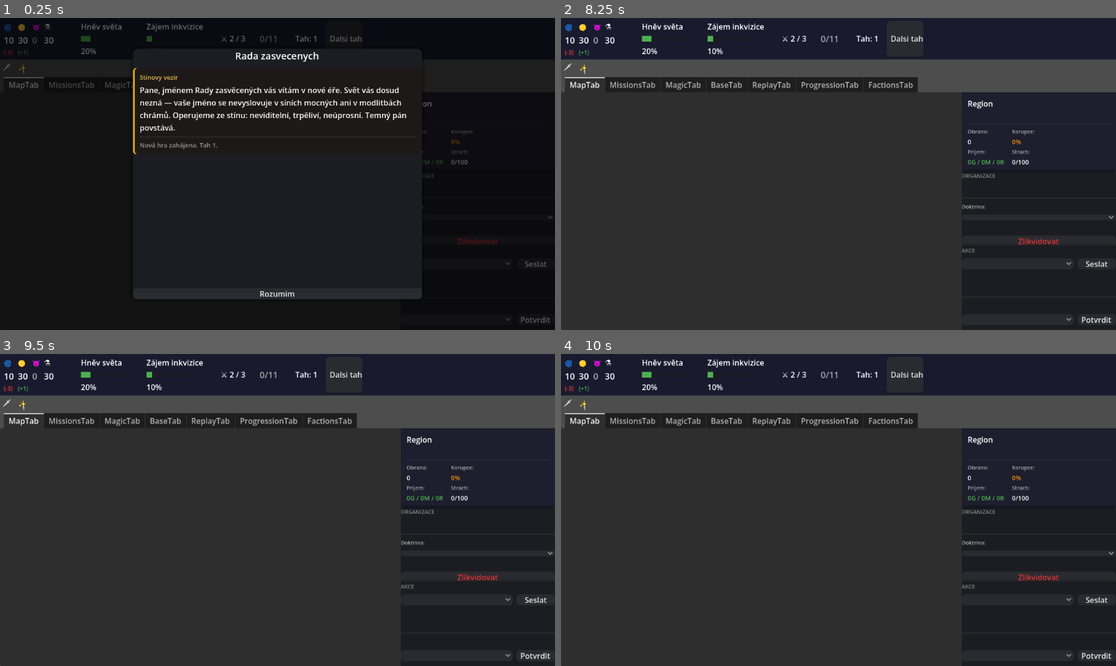
Above: before the commit, frames 1-4 (two rows, left to right).
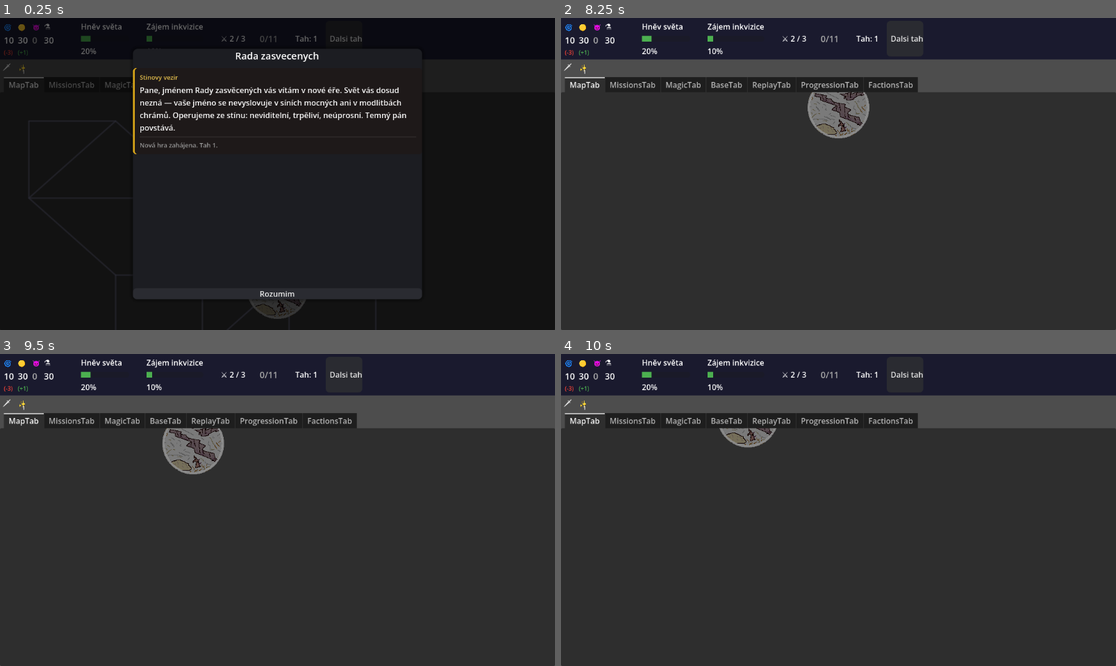
Above: after the commit, the same moments.

Repository: HannibalCZ/dark-lord
Game: Godot game, scene res://scenes/Main.tscn
Same seed, same stepped clock (60 frames per second), same inputs: the game is played once before the commit and once after it.
Inputs (mouse positions are in pixels of both pictures, inside the frame that each line leads up to):
- Up to frame 1 (0.25 s): no input
- Up to frame 2 (8.25 s): click "Dalsi tah" at 0.5 s; click "🗡" at 1.25 s; click "✨" at 2 s; click (1038, 217) at 2.77 s; click (749, 55) at 3.52 s; click (1038, 242) at 4.25 s, where only the run before the commit has a clickable "Zlikvidovat"; click (1016, 264) at 5.02 s; click (1099, 264) at 5.75 s, where only the run before the commit has a clickable "Seslat"; click (1016, 320) at 6.52 s; click (1099, 320) at 7.25 s, where only the run before the commit has a clickable "Potvrdit"; click "Rozumim" at 8 s
- Up to frame 3 (9.5 s): tap Enter at 8.75 s; move the mouse to (399, 494) at 8.77 s; hold D from 8.78 s (still down)
- Up to frame 4 (10 s): move the mouse to (727, 525) at 9.52 s; release D at 9.53 s; hold S from 9.53 s (still down)

The runs differ from the first frame. In frame 1, 0.6% of the frame differs, in the area x 5-100%, y 26-98%; in frame 2, 2.0%, in the area x 44-100%, y 23-100%; in frame 3, 2.0%; in frame 4, 1.1%.
Error before the commit: Parse Error: Identifier "region_id" not declared in the current scope. (res://scripts/ui/MapTab.gd:503)

Commit message:
fix(v0.05): hover highlight čar — tile_hovered signál přes Button
Co-Authored-By: Claude Sonnet 4.6 <noreply@anthropic.com>

Diff:
--- a/scripts/ui/MapTab.gd
+++ b/scripts/ui/MapTab.gd
@@ -500,8 +500,8 @@
 		t.position = Vector2(r.position) - Vector2(64, 64)
 		t.call_deferred("setup", i, r)
 		t.connect("tile_selected", Callable(self, "_on_tile_selected"))
-		t.mouse_entered.connect(_on_tile_hovered.bind(region_id))
-		t.mouse_exited.connect(_on_tile_unhovered.bind(region_id))
+		t.tile_hovered.connect(_on_tile_hovered)
+		t.tile_unhovered.connect(_on_tile_unhovered)
 		_tile_by_id[i] = t
 
 	_compute_map_bounds()
--- a/scripts/ui/RegionTile.gd
+++ b/scripts/ui/RegionTile.gd
@@ -1,5 +1,7 @@
 extends Control
 signal tile_selected(region_id: int)
+signal tile_hovered(region_id: int)
+signal tile_unhovered(region_id: int)
 
 var region_id: int = -1
 var button: Button
@@ -53,10 +55,12 @@
 func _on_mouse_entered() -> void:
 	if not _is_movement_target:
 		TweenHelper.tile_hover_in(highlight)
+	tile_hovered.emit(region_id)
 
 func _on_mouse_exited() -> void:
 	if not _is_movement_target:
 		TweenHelper.tile_hover_out(highlight, _is_selected)
+	tile_unhovered.emit(region_id)
 
 func set_selected(sel: bool) -> void:
 	_is_selected = sel
